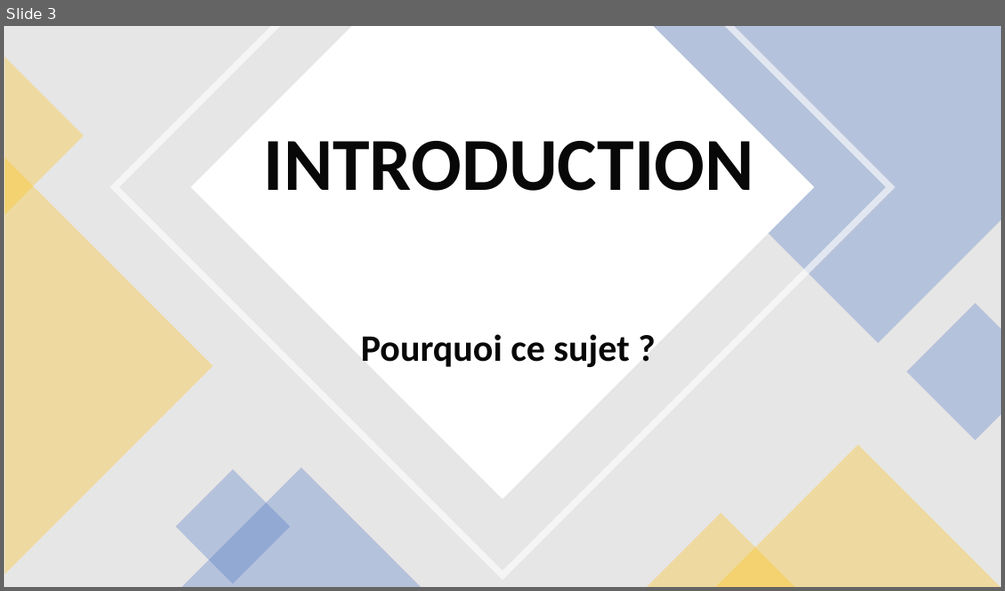
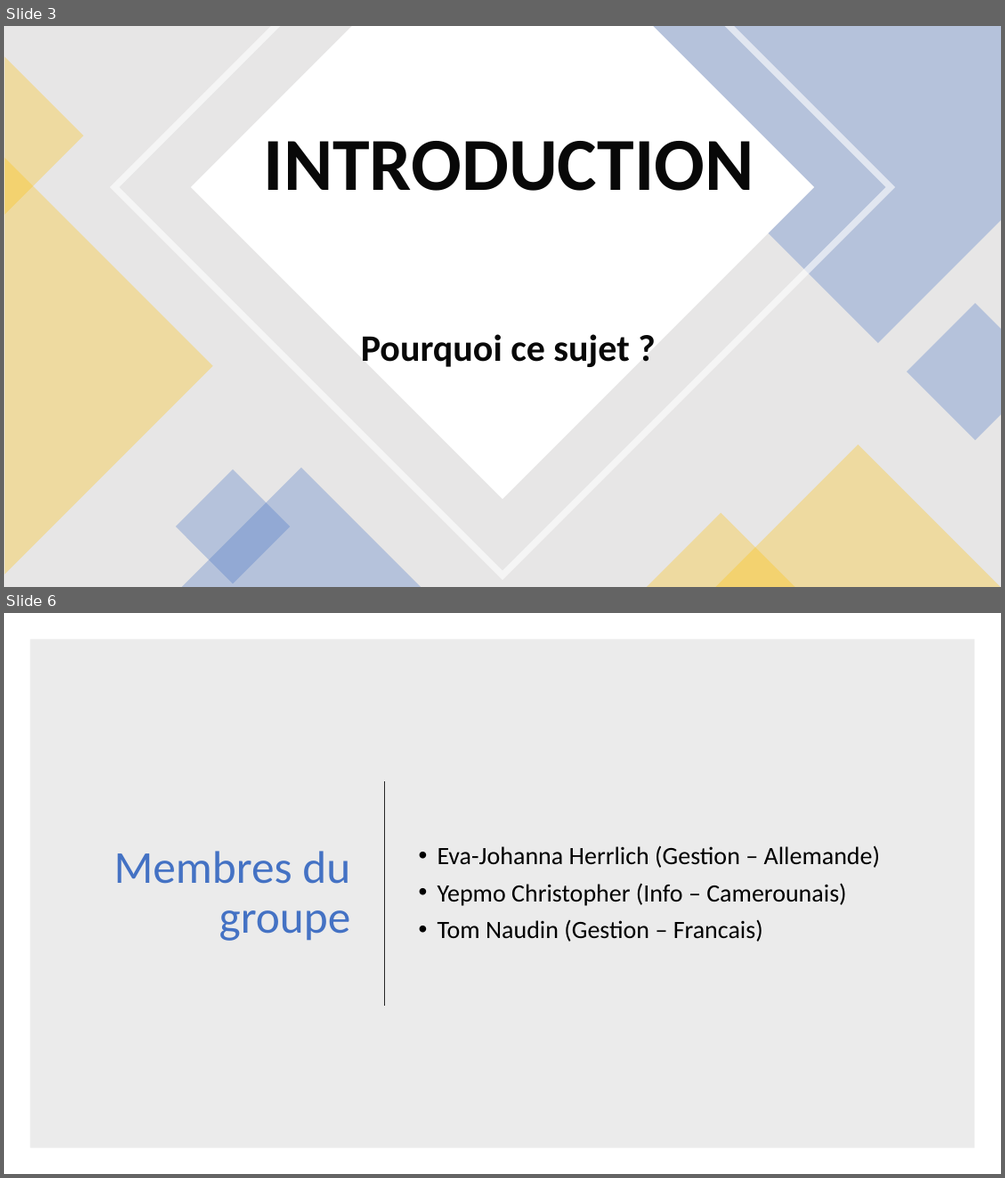
Before and after one commit to Chris48193/BASE_DE_DONNEE, a slide deck: Présentation1.pptx. Shown one above the other, each under a label of ours: slide 3 before the commit, slides 3 and 6 after it; the slides between them are not shown. The pictures are 1005x591 and 1005x1178 pixels, drawn with LibreOffice and Linux fonts; fonts in the diff are those of the drawing. Boxes give left, top, right and bottom in pixels: in the first picture for what was removed or moved away, otherwise in the second. Text is boxed around its words. In the diff, an @@ line names an element or a change of style, - is before the commit and + after.

```diff
--- a/Présentation1.pptx
+++ b/Présentation1.pptx
@@ slide 6 added at <box>4,613,1001,1174</box>, background #FFFFFF @@
@@ rectangle added at <box>30,639,975,1148</box>, fill #000000 at 8% opacity @@
@@ line added from (385, 781) to (385, 1005), #262626 1.5 pt @@
@@ title added at <box>114,851,351,941</box>, 44 pt, text #4472C4 @@
+Membres du groupe
@@ text added at <box>437,845,881,941</box>, 24 pt, text #000000 @@
+• Eva-Johanna Herrlich (Gestion – Allemande)
+• Yepmo Christopher (Info – Camerounais)
+• Tom Naudin (Gestion – Francais)
```
Also in this commit, not shown: 1 slide changed, 3 other slides added, 1 slide removed, 1 other file.
